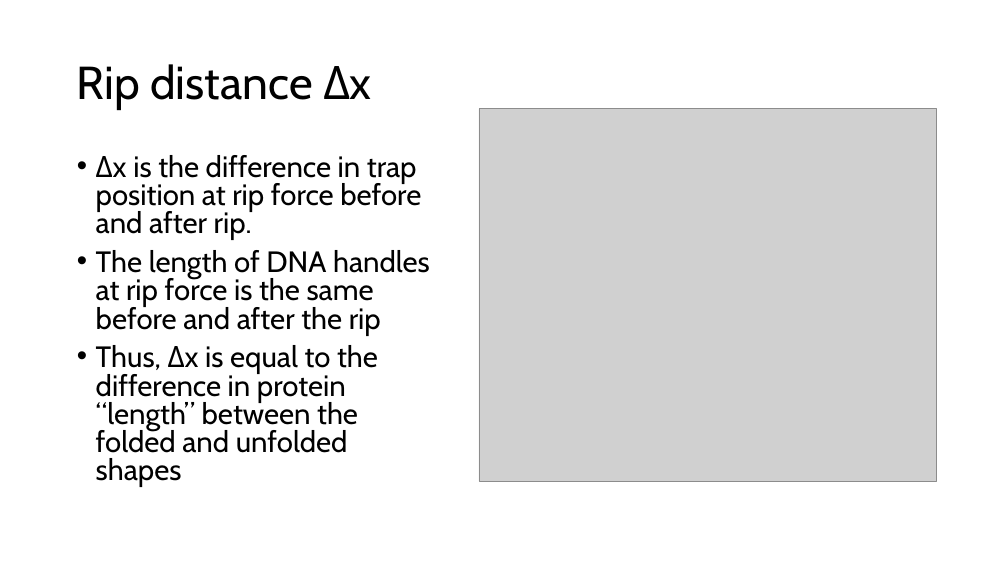
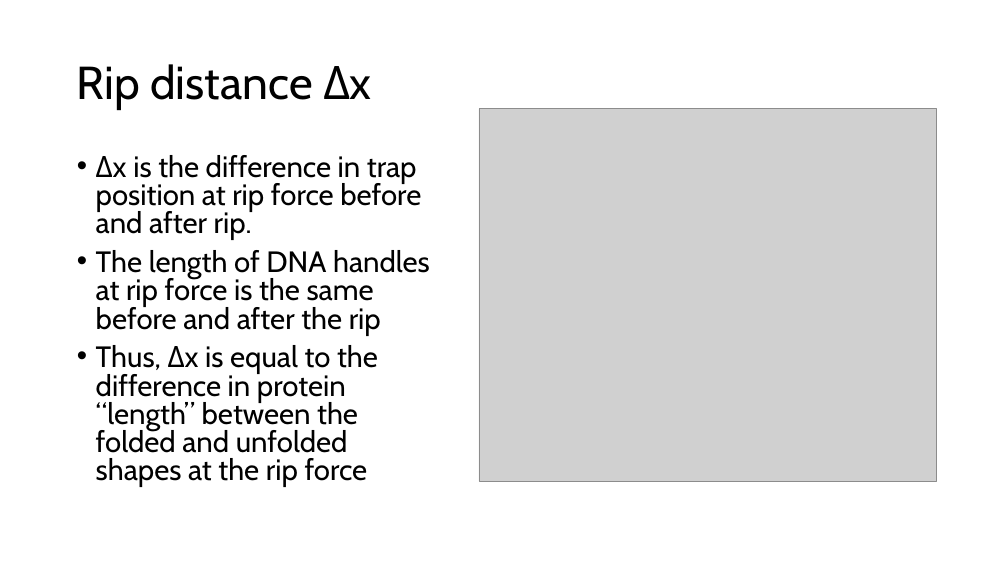
Before and after one commit to are-mj/OpticalTweezers, a slide deck: slide 14 of Summer school 2024/Analysis of protein stretching experiments.pptx (slide 13 before the commit). Drawn at 1008x567 pixels with LibreOffice and Linux fonts; fonts in the diff are those of the drawing; grey boxes stand for pictures. Boxes give left, top, right and bottom in pixels: in the first picture for what was removed or moved away, otherwise in the second. Text is boxed around its words. In the diff, an @@ line names an element or a change of style, - is before the commit and + after.

```diff
--- a/Summer school 2024/Analysis of protein stretching experiments.pptx
+++ b/Summer school 2024/Analysis of protein stretching experiments.pptx
@@ text at <box>96,345,378,487</box>: text changed @@
-• Thus, Δx is equal to the difference in protein “length” between the folded and unfolded shapes
+• Thus, Δx is equal to the difference in protein “length” between the folded and unfolded shapes at the rip force
```
Also in this commit, not shown: 10 other slides changed, 2 slides added, 2 other files.
